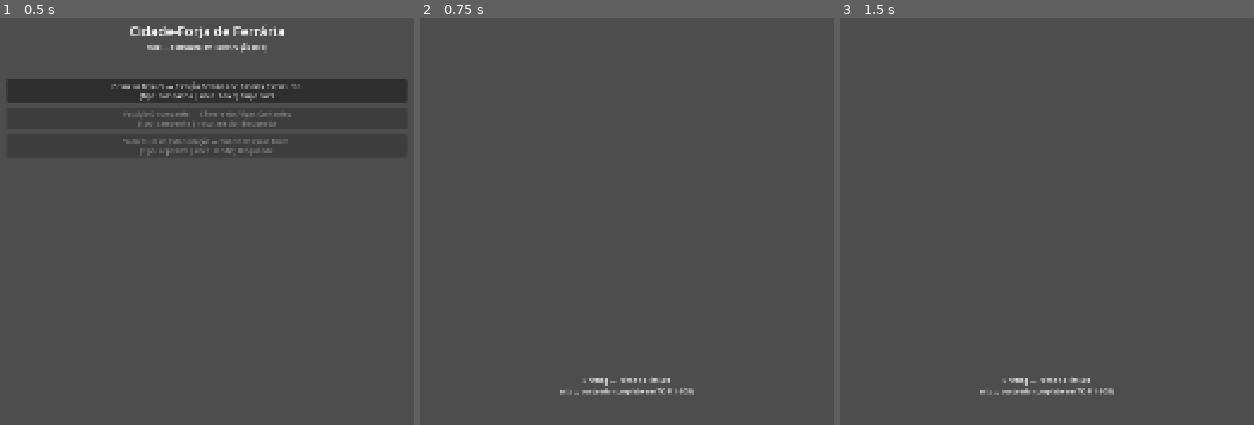
Above: before the commit, frames 1-3 (left to right).
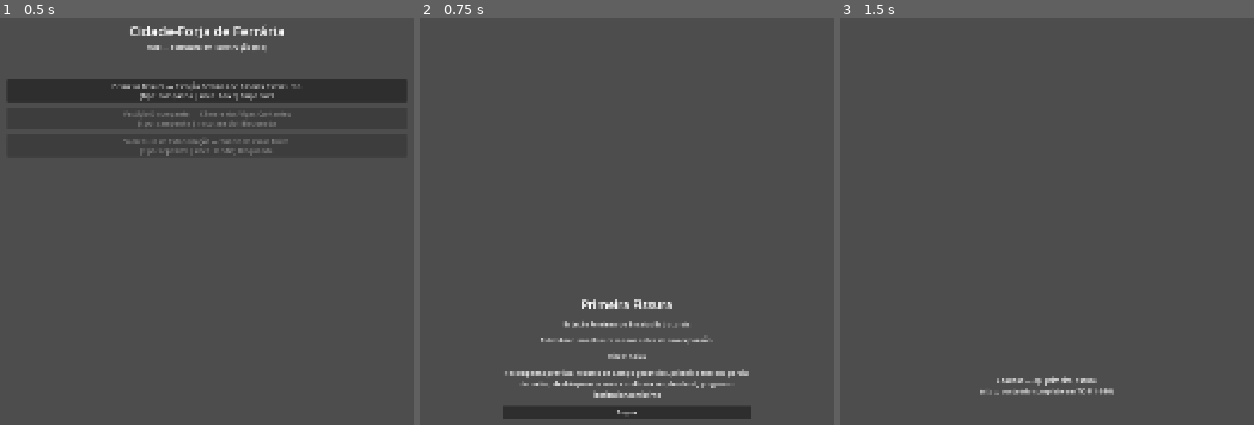
Above: after the commit, the same moments.

Repository: itsmeluan/azoth-breach
Game: Godot game, scene res://scenes/app/app_shell.tscn
Two runs of this game, one before a commit and one after it. Both use one fixed random seed, a clock stepped at 60 frames per second and the inputs below.
Inputs (mouse positions are in pixels of both pictures, inside the frame that each line leads up to):
- Up to frame 1 (0.5 s): no input
- Up to frame 2 (0.75 s): click "Primeira Fissura — Estação Fe…" at 0.5 s
- Up to frame 3 (1.5 s): click (1047, 412) at 1.25 s, where only the run after the commit has a clickable "Seguir"

Frame 1 is identical in both runs. In frame 2, 4.2% of the frame differs, in the area x 20-80%, y 69-99%; in frame 3, 0.2%.

Commit message:
TK-M1-008: briefing de operação
Substitui o stub textual de Briefing por conteúdo real: nome, sublocal,
objetivo principal, risco e recompensa prevista, lidos via OperationLoader
a partir do operation_id recebido por contexto.

Generaliza o roteamento para carregar contexto entre telas: go_to_scene()
agora aceita um Dictionary opcional e chama set_context() na tela seguinte
antes dela entrar na árvore (necessário porque @onready só resolve depois
disso); navigate_to() ganhou o mesmo parâmetro. O Hub passou a repassar
operation_id ao navegar para o Briefing.

O botão "Seguir" leva a um stub de Loadout (scenes/loadout/loadout_screen.tscn),
já recebendo o operation_id via set_context — conteúdo completo (ETs
equipadas, papel do build, troca/preset, confirmação) entra em TK-M1-010.

Validado headless: parse limpo, e simulação completa Hub -> clique em
Primeira Fissura -> Briefing (todos os campos conferidos) -> Seguir ->
Loadout (operation_id correto), via debug temporário removido antes do
commit.

Refs: TK-M1-008 (docs/06_tecnologia/AZOTH_06.2)

Diff:
--- /dev/null
+++ b/game/scenes/loadout/loadout_screen.tscn
@@ -0,0 +1,28 @@
+[gd_scene load_steps=2 format=3]
+
+[ext_resource type="Script" path="res://scripts/features/loadout/loadout_screen.gd" id="1"]
+
+[node name="LoadoutScreen" type="Control"]
+layout_mode = 3
+anchors_preset = 15
+anchor_right = 1.0
+anchor_bottom = 1.0
+grow_horizontal = 2
+grow_vertical = 2
+script = ExtResource("1")
+
+[node name="LoadoutLabel" type="Label" parent="."]
+layout_mode = 1
+anchors_preset = 8
+anchor_left = 0.5
+anchor_top = 0.5
+anchor_right = 0.5
+anchor_bottom = 0.5
+offset_left = -220.0
+offset_top = -30.0
+offset_right = 220.0
+offset_bottom = 30.0
+grow_horizontal = 2
+grow_vertical = 2
+text = ""
+horizontal_alignment = 1
--- a/game/scenes/operations/briefing_screen.tscn
+++ b/game/scenes/operations/briefing_screen.tscn
@@ -11,19 +11,49 @@
 grow_vertical = 2
 script = ExtResource("1")
 
-[node name="BriefingLabel" type="Label" parent="."]
+[node name="Content" type="VBoxContainer" parent="."]
 layout_mode = 1
 anchors_preset = 8
 anchor_left = 0.5
 anchor_top = 0.5
 anchor_right = 0.5
 anchor_bottom = 0.5
-offset_left = -220.0
-offset_top = -30.0
-offset_right = 220.0
-offset_bottom = 30.0
+offset_left = -300.0
+offset_top = -220.0
+offset_right = 300.0
+offset_bottom = 220.0
 grow_horizontal = 2
 grow_vertical = 2
-text = "Briefing — Primeira Fissura
-(stub, conteúdo completo em TK-M1-008)"
+theme_override_constants/separation = 16
+
+[node name="OperationName" type="Label" parent="Content"]
+layout_mode = 2
+theme_override_font_sizes/font_size = 28
+text = ""
 horizontal_alignment = 1
+
+[node name="SublocalLabel" type="Label" parent="Content"]
+layout_mode = 2
+text = ""
+horizontal_alignment = 1
+
+[node name="ObjectiveLabel" type="Label" parent="Content"]
+layout_mode = 2
+autowrap_mode = 3
+text = ""
+horizontal_alignment = 1
+
+[node name="RiskLabel" type="Label" parent="Content"]
+layout_mode = 2
+text = ""
+horizontal_alignment = 1
+
+[node name="RewardsLabel" type="Label" parent="Content"]
+layout_mode = 2
+autowrap_mode = 3
+text = ""
+horizontal_alignment = 1
+
+[node name="ContinueButton" type="Button" parent="Content"]
+layout_mode = 2
+text = "Seguir"
--- a/game/scripts/core/app_shell.gd
+++ b/game/scripts/core/app_shell.gd
@@ -9,11 +9,13 @@
 	go_to_scene(HUB_SCENE)
 
 
-func go_to_scene(scene_path: String) -> void:
+func go_to_scene(scene_path: String, context: Dictionary = {}) -> void:
 	for child in screen_host.get_children():
 		child.queue_free()
 	var next_screen: PackedScene = load(scene_path)
 	var screen_instance := next_screen.instantiate()
+	if screen_instance.has_method("set_context"):
+		screen_instance.set_context(context)
 	screen_host.add_child(screen_instance)
 	if screen_instance.has_signal("navigate_to"):
 		screen_instance.navigate_to.connect(go_to_scene)
--- a/game/scripts/features/hub/hub_screen.gd
+++ b/game/scripts/features/hub/hub_screen.gd
@@ -1,6 +1,6 @@
 extends Control
 
-signal navigate_to(scene_path: String)
+signal navigate_to(scene_path: String, context: Dictionary)
 
 const BRIEFING_SCENE := "res://scenes/operations/briefing_screen.tscn"
 
@@ -11,5 +11,5 @@
 	operation_board.operation_selected.connect(_on_operation_selected)
 
 
-func _on_operation_selected(_operation_id: String) -> void:
-	navigate_to.emit(BRIEFING_SCENE)
+func _on_operation_selected(operation_id: String) -> void:
+	navigate_to.emit(BRIEFING_SCENE, {"operation_id": operation_id})
--- /dev/null
+++ b/game/scripts/features/loadout/loadout_screen.gd
@@ -0,0 +1,13 @@
+extends Control
+
+var _operation_id: String = ""
+
+@onready var status_label: Label = $LoadoutLabel
+
+
+func set_context(context: Dictionary) -> void:
+	_operation_id = context.get("operation_id", "")
+
+
+func _ready() -> void:
+	status_label.text = "Loadout — %s\n(stub, conteúdo completo em TK-M1-010)" % _operation_id
--- a/game/scripts/features/operations/briefing_screen.gd
+++ b/game/scripts/features/operations/briefing_screen.gd
@@ -1 +1,44 @@
 extends Control
+
+signal navigate_to(scene_path: String, context: Dictionary)
+
+const LOADOUT_SCENE := "res://scenes/loadout/loadout_screen.tscn"
+
+var _operation: Dictionary = {}
+
+@onready var operation_name_label: Label = $Content/OperationName
+@onready var sublocal_label: Label = $Content/SublocalLabel
+@onready var objective_label: Label = $Content/ObjectiveLabel
+@onready var risk_label: Label = $Content/RiskLabel
+@onready var rewards_label: Label = $Content/RewardsLabel
+@onready var continue_button: Button = $Content/ContinueButton
+
+
+func set_context(context: Dictionary) -> void:
+	var operation_id: String = context.get("operation_id", "")
+	for operation in OperationLoader.load_all():
+		if operation.get("id") == operation_id:
+			_operation = operation
+			break
+
+
+func _ready() -> void:
+	_populate()
+	continue_button.pressed.connect(_on_continue_pressed)
+
+
+func _populate() -> void:
+	operation_name_label.text = _operation.get("name", "")
+	sublocal_label.text = _operation.get("sublocal", "")
+	objective_label.text = _operation.get("objective_primary", "")
+	risk_label.text = "Risco: %s" % _operation.get("risk_level", "")
+	var rewards: Array = _operation.get("rewards_guaranteed", [])
+	rewards_label.text = "Recompensa prevista: %s" % ", ".join(rewards.map(_format_slug))
+
+
+func _format_slug(slug: String) -> String:
+	return String(slug).replace("_", " ")
+
+
+func _on_continue_pressed() -> void:
+	navigate_to.emit(LOADOUT_SCENE, {"operation_id": _operation.get("id", "")})
Not shown, added: game/scripts/features/loadout/loadout_screen.gd.uid
Not shown, changed: CLAUDE.md
